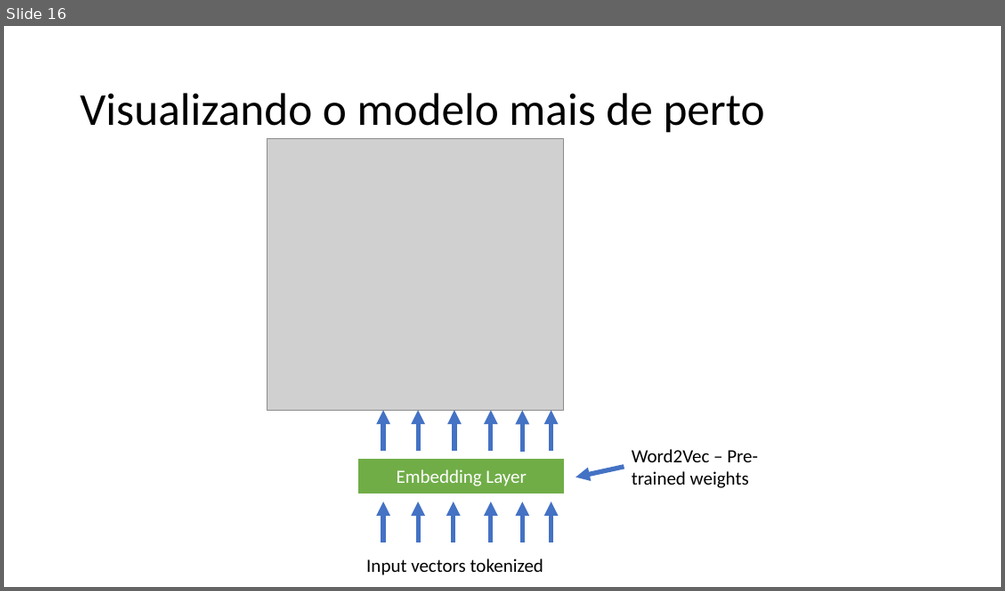
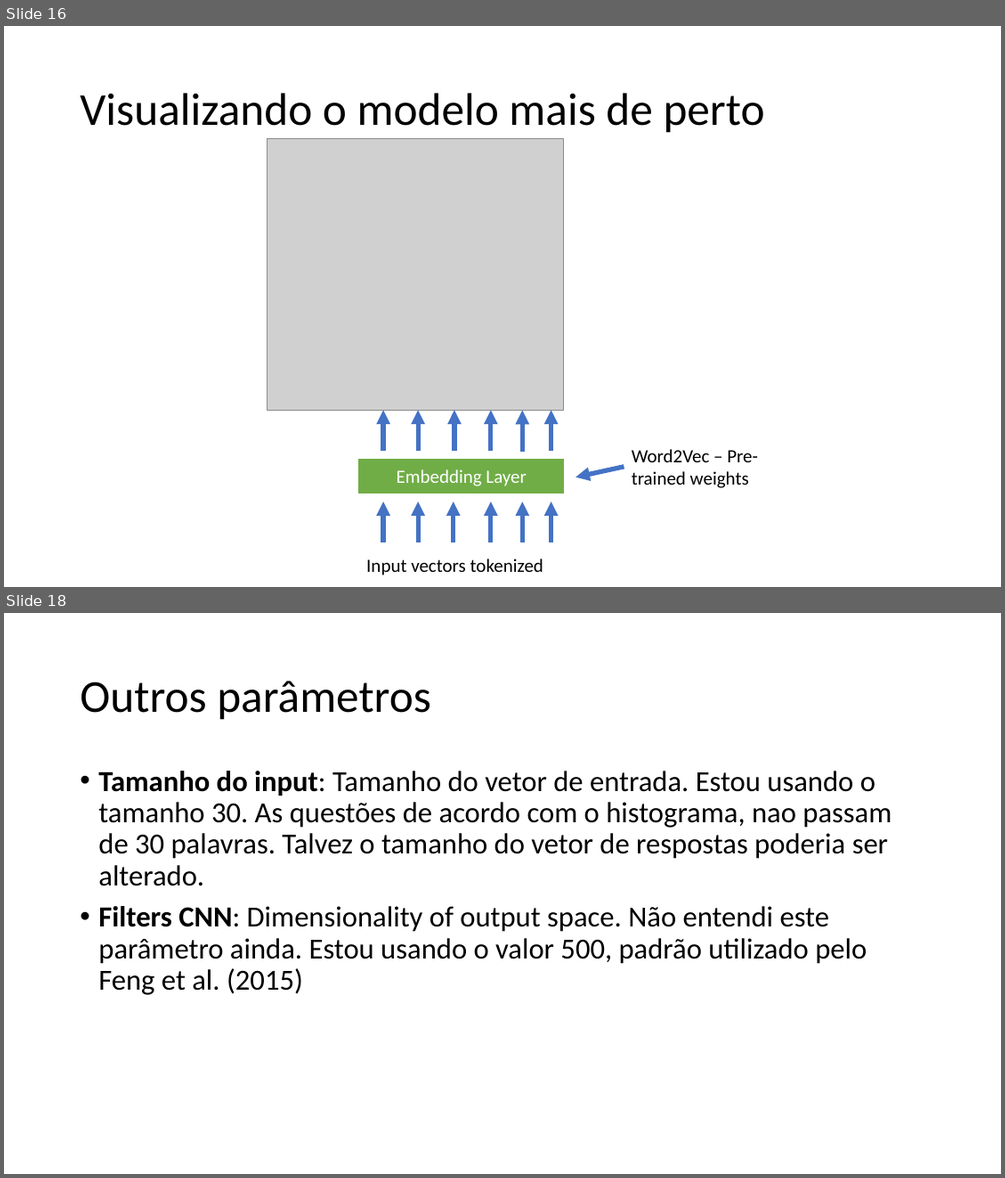
Before and after one commit to mrezende/Question-Answer-Selection, a slide deck: draft/presentation_draft.pptx. Shown one above the other, each under a label of ours: slide 16 before the commit, slides 16 and 18 after it; the slides between them are not shown. The pictures are 1005x591 and 1005x1178 pixels, drawn with LibreOffice and Linux fonts; fonts in the diff are those of the drawing; grey boxes stand for pictures. Boxes give left, top, right and bottom in pixels: in the first picture for what was removed or moved away, otherwise in the second. Text is boxed around its words. In the diff, an @@ line names an element or a change of style, - is before the commit and + after.

```diff
--- a/draft/presentation_draft.pptx
+++ b/draft/presentation_draft.pptx
@@ slide 18 added at (4,613,1001,1174), background #FFFFFF @@
@@ title added at (80,681,431,720), 44 pt, text #000000 @@
+Outros parâmetros
@@ text added at (98,771,891,995), 28 pt, text #000000 @@
+• Tamanho do input: Tamanho do vetor de entrada. Estou usando o tamanho 30. As questões de acordo com o histograma, nao passam de 30 palavras. Talvez o tamanho do vetor de respostas poderia ser alterado.
+• Filters CNN: Dimensionality of output space. Não entendi este parâmetro ainda. Estou usando o valor 500, padrão utilizado pelo Feng et al. (2015)
```
Also in this commit, not shown: 4 slides changed, 1 slide removed.
